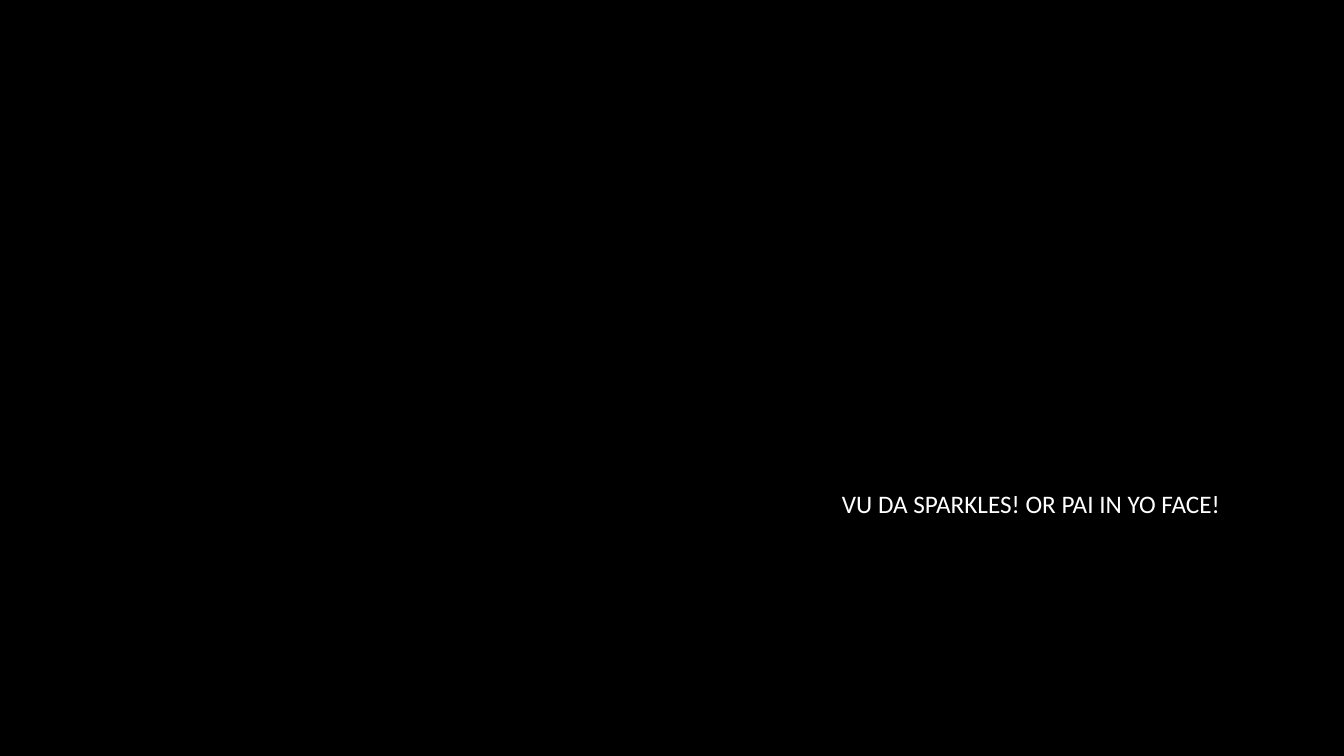
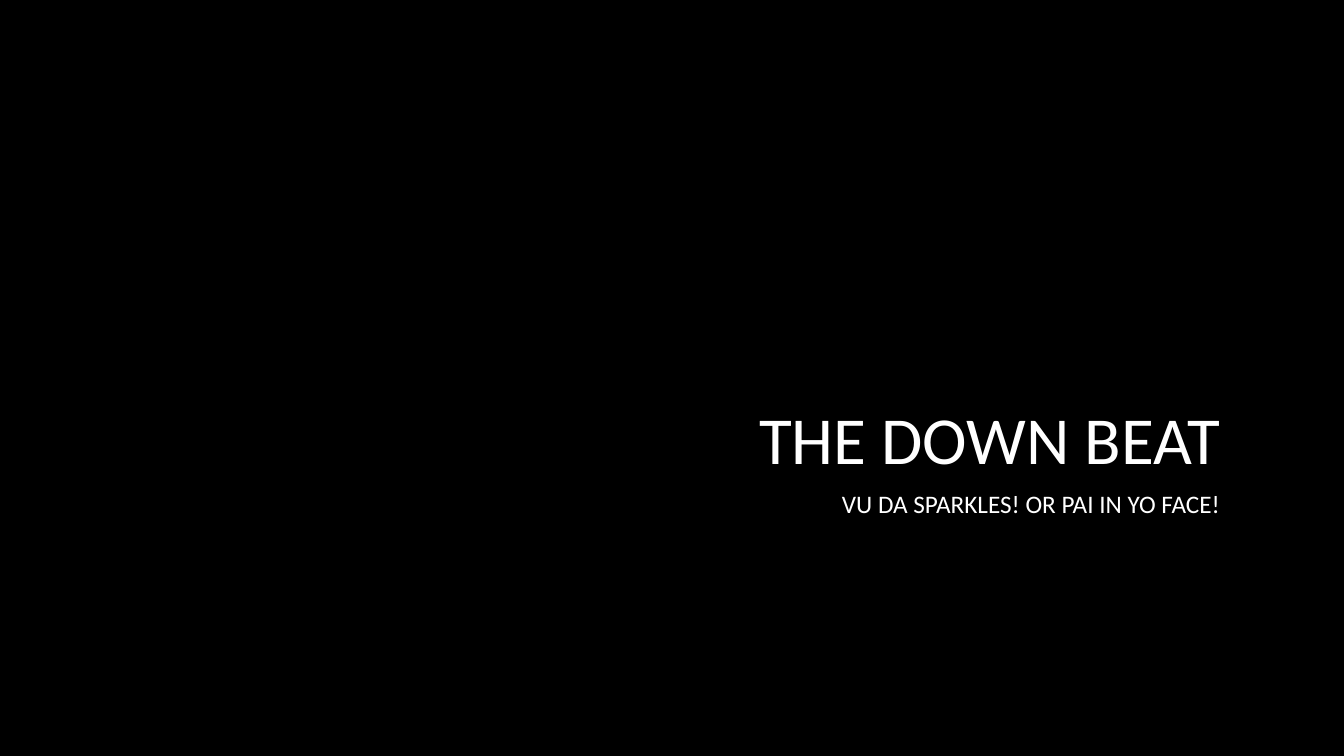
Before and after one commit to MasterPie/MHCI_Hackathon, a slide deck: slide 1 of Pitch.pptx. Drawn at 1344x756 pixels with LibreOffice and Linux fonts; fonts in the diff are those of the drawing; background and template pictures are left out. Boxes give left, top, right and bottom in pixels: in the first picture for what was removed or moved away, otherwise in the second. Text is boxed around its words. In the diff, an @@ line names an element or a change of style, - is before the commit and + after.

```diff
--- a/Pitch.pptx
+++ b/Pitch.pptx
@@ title added at (759, 420, 1220, 465), 48 pt, text #FFFFFF @@
+THE DOWN BEAT
```
Also in this commit, not shown: 2 other slides changed, 4 slides added, 3 slides removed.
